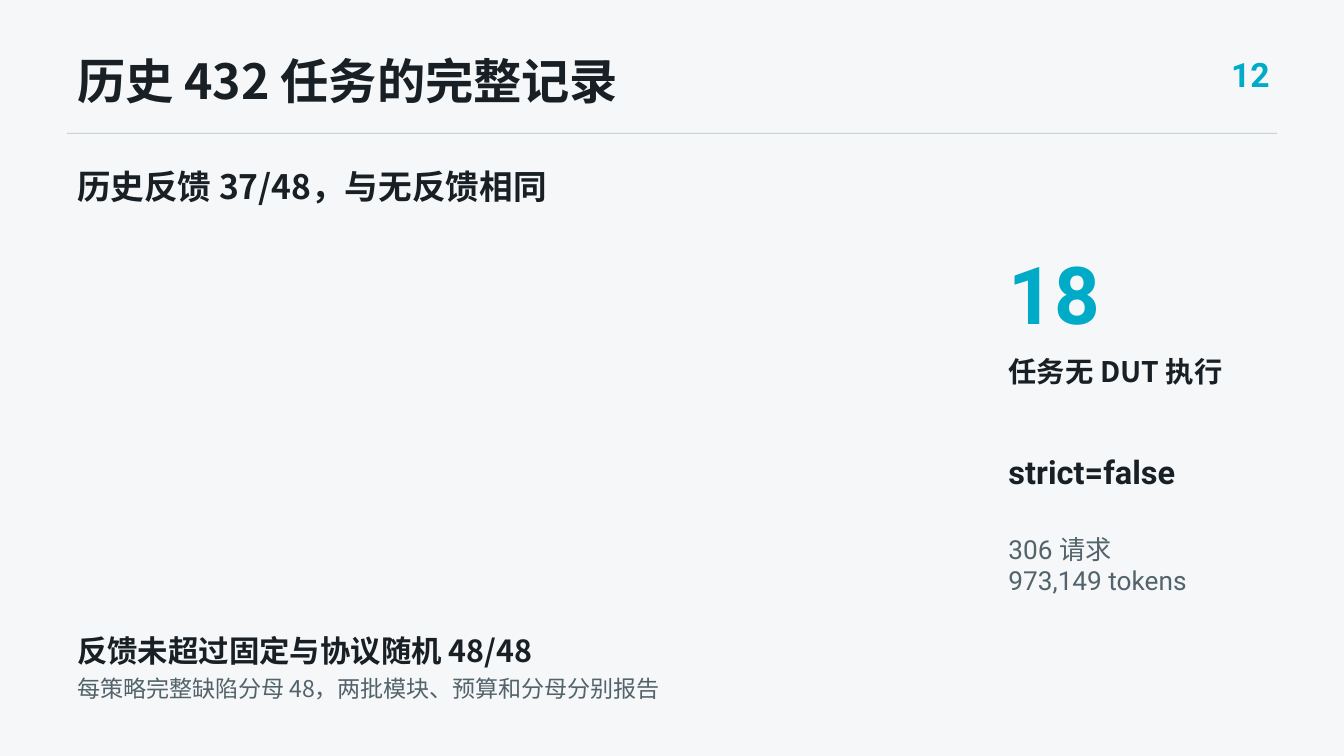
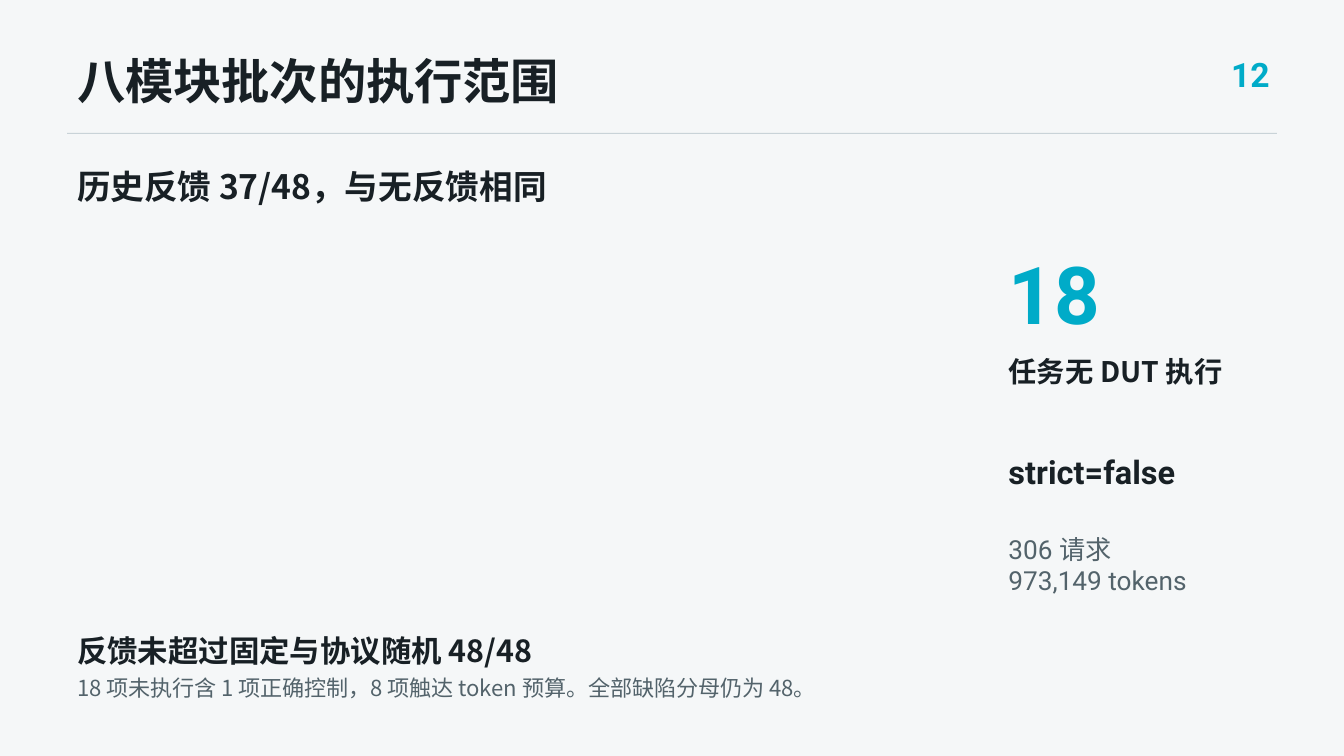
Before and after one commit to TYOCT-13/iverilog-ai-lab, a slide deck: slide 12 of docs/competition/ic/v4/presentation/output/ICARUS_AI_IC_defense_v4.pptx. Drawn at 1344x756 pixels with LibreOffice and Linux fonts; fonts in the diff are those of the drawing. Boxes give left, top, right and bottom in pixels: in the first picture for what was removed or moved away, otherwise in the second. Text is boxed around its words. In the diff, an @@ line names an element or a change of style, - is before the commit and + after.

```diff
--- a/docs/competition/ic/v4/presentation/output/ICARUS_AI_IC_defense_v4.pptx
+++ b/docs/competition/ic/v4/presentation/output/ICARUS_AI_IC_defense_v4.pptx
@@ text at (77, 58, 559, 104): text changed @@
-历史 432 任务的完整记录
+八模块批次的执行范围
@@ text at (77, 677, 816, 698): text changed; size 16.5 to 15.8 pt @@
-每策略完整缺陷分母 48，两批模块、预算和分母分别报告
+18 项未执行含 1 项正确控制，8 项触达 token 预算。全部缺陷分母仍为 48。
```
Also in this commit, not shown: 8 other slides changed, 7 slides added, 7 slides removed, 28 other files.
